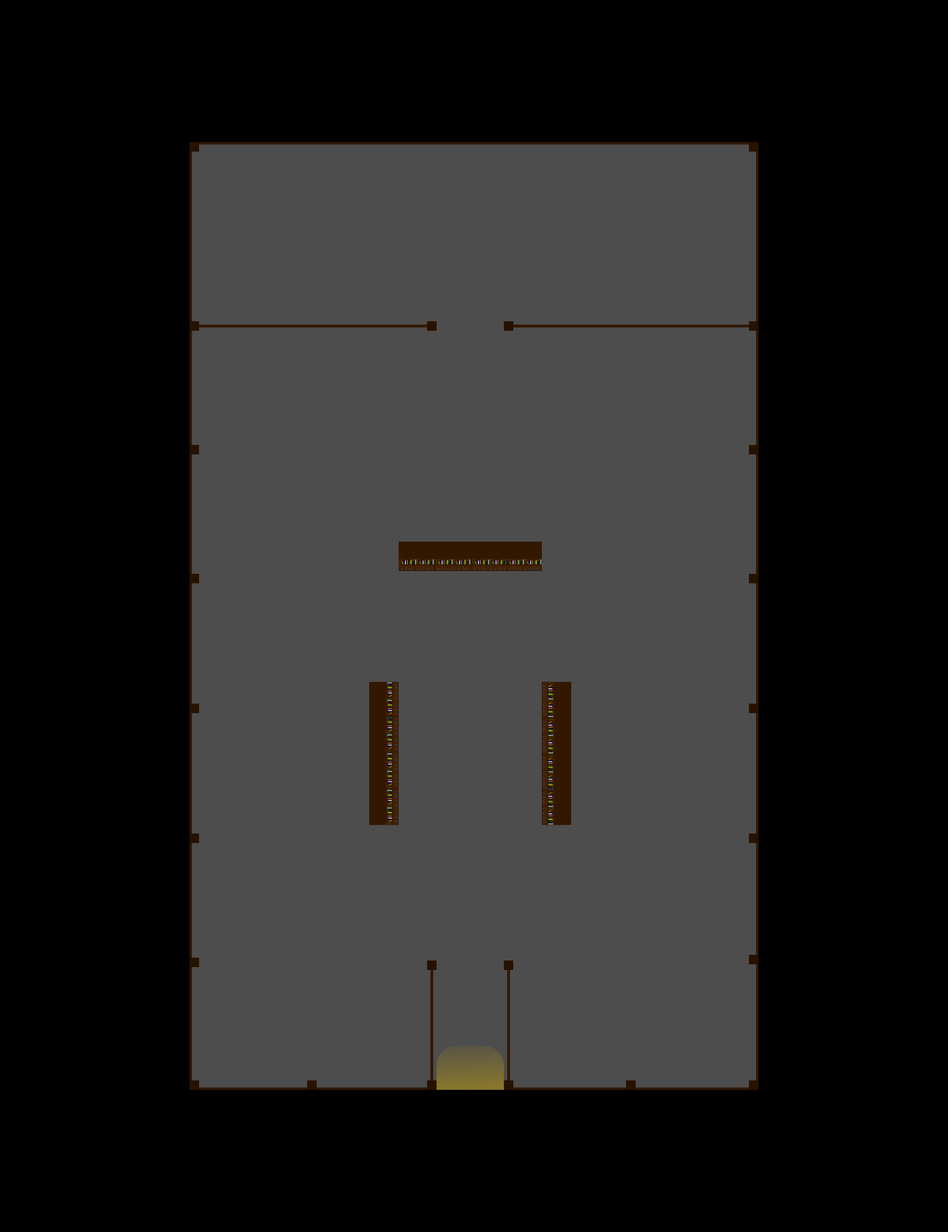
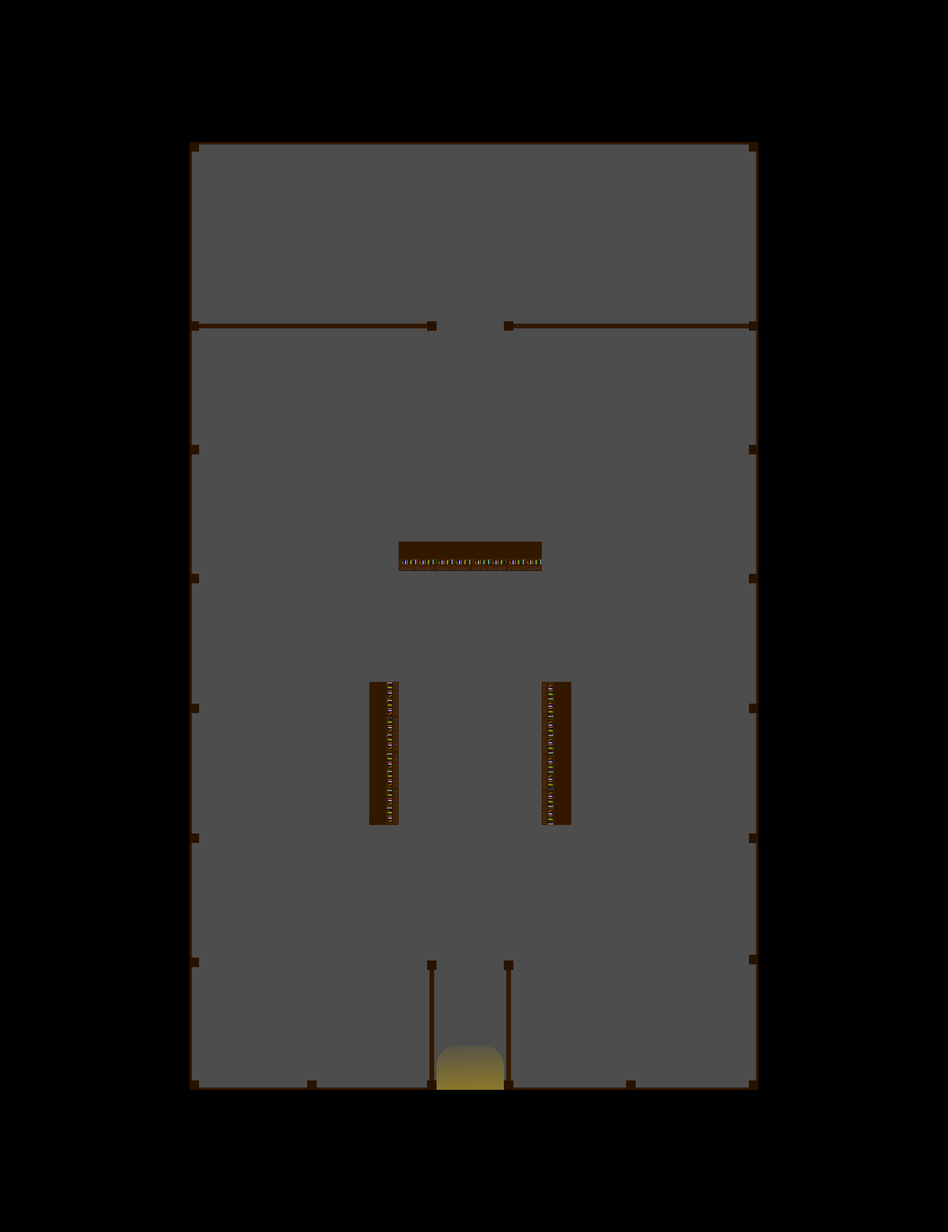
Revision of a layered 948 x 1232 image; what changed, layer by layer:
painted on "Arrière-plan" over [199, 323, 749, 1081]
